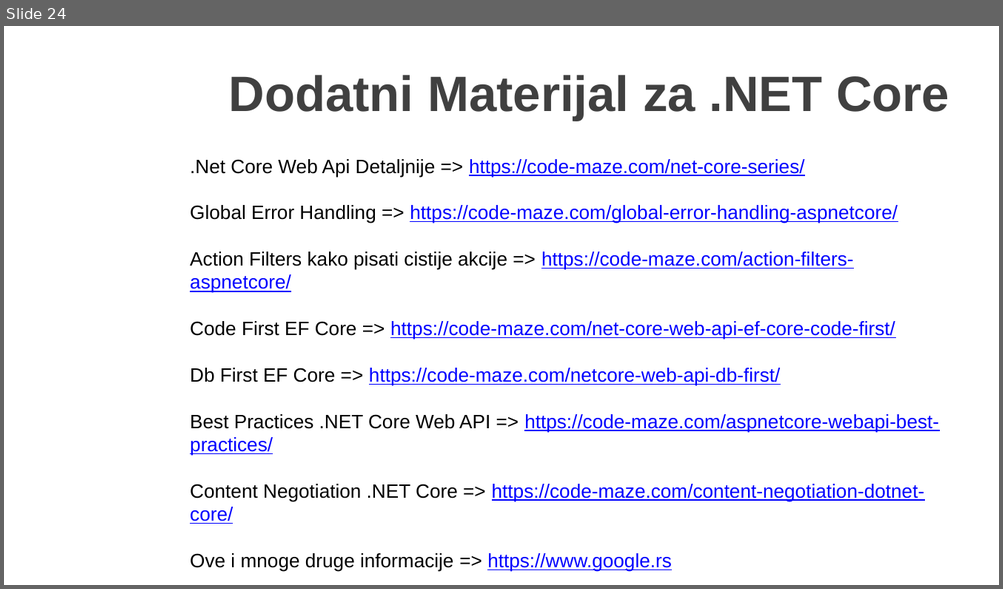
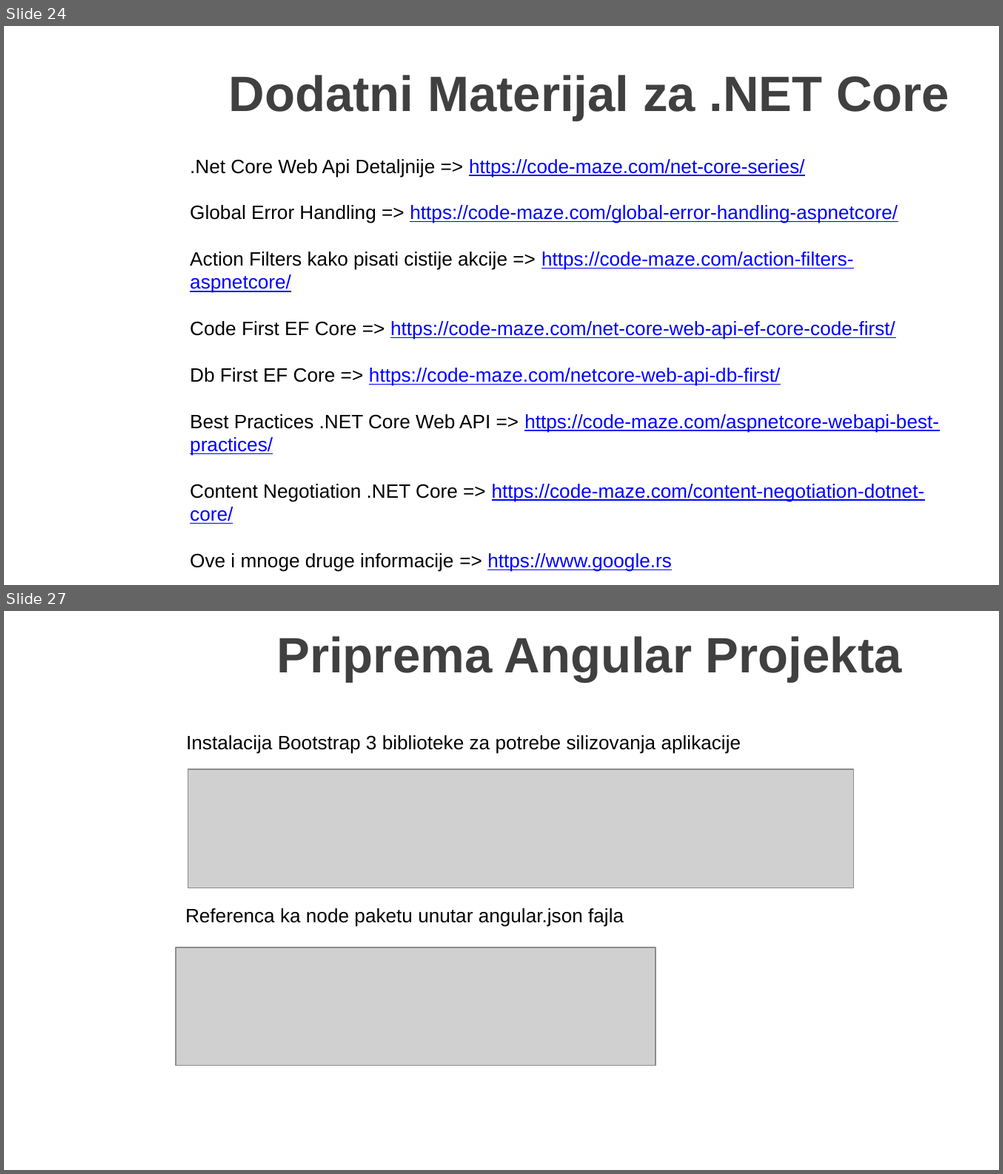
Before and after one commit to MarinkoSpasojevic/predavanje-netcore-angular, a slide deck: .NET Core i Angular Web Dev.pptx. Shown one above the other, each under a label of ours: slide 24 before the commit, slides 24 and 27 after it; the slides between them are not shown. The pictures are 1003x589 and 1003x1174 pixels, drawn with LibreOffice and Linux fonts; fonts in the diff are those of the drawing; grey boxes stand for pictures; background and template pictures are left out. Boxes give left, top, right and bottom in pixels: in the first picture for what was removed or moved away, otherwise in the second. Text is boxed around its words. In the diff, an @@ line names an element or a change of style, - is before the commit and + after.

Commit message:
Angular project created, with Home component

```diff
--- a/.NET Core i Angular Web Dev.pptx
+++ b/.NET Core i Angular Web Dev.pptx
@@ slide 27 added at (4,611,999,1170), background picture (left out) @@
@@ title added at (276,636,902,682), 36 pt, text #404040, bold @@
+Priprema Angular Projekta
@@ text added at (186,735,741,754), 14 pt, text #000000 @@
+Instalacija Bootstrap 3 biblioteke za potrebe silizovanja aplikacije
@@ picture added at (188,769,854,889) @@
@@ text added at (185,908,623,927), 14 pt, text #000000 @@
+Referenca ka node paketu unutar angular.json fajla
@@ picture added at (176,948,655,1067) @@
```
Also in this commit, not shown: 11 other slides added, 39 other files.
